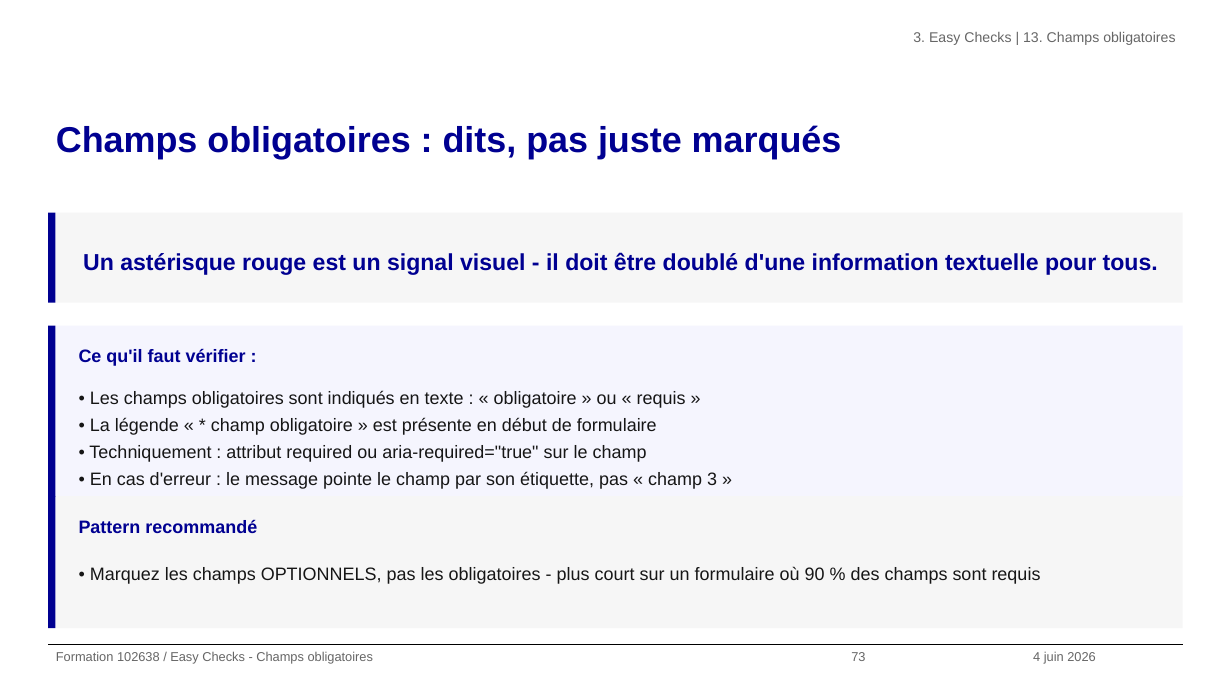
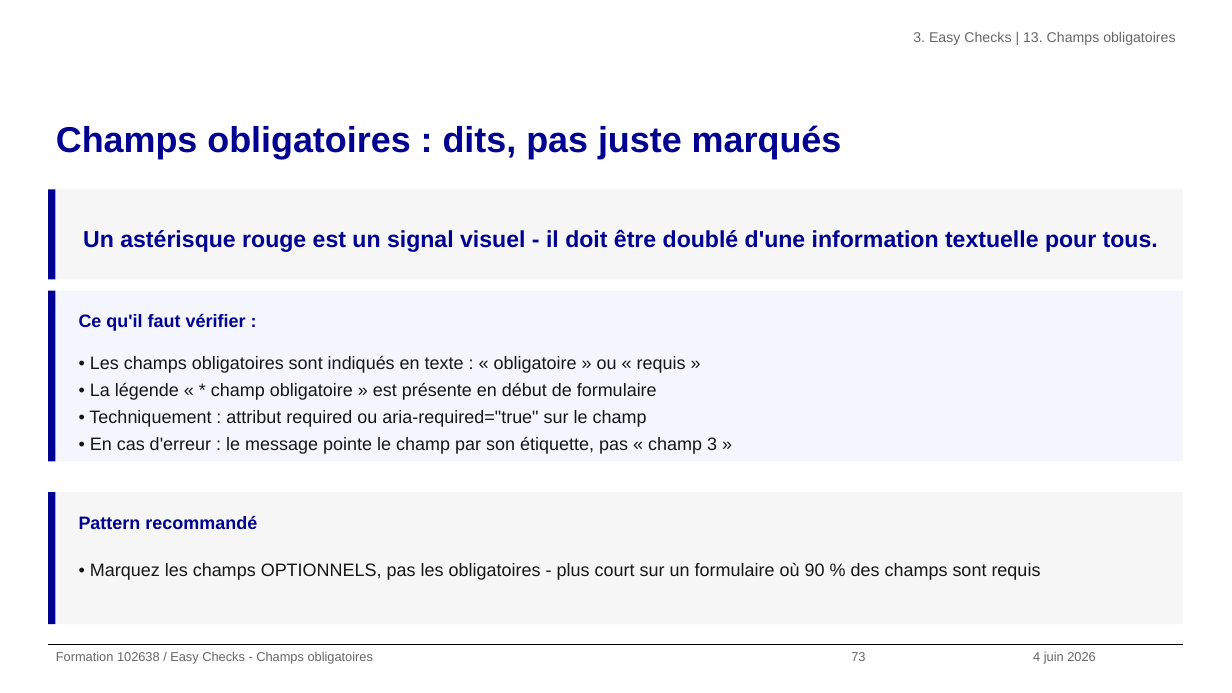
Before and after one commit to alexandra-guiderdoni/usine-fabrication-igpde-102846-ay11, a slide deck: slide 73 of formation-102638-juin-2026.pptx. Drawn at 1232x693 pixels with LibreOffice and Linux fonts; fonts in the diff are those of the drawing; background and template pictures are left out. Boxes give left, top, right and bottom in pixels: in the first picture for what was removed or moved away, otherwise in the second. Text is boxed around its words. In the diff, an @@ line names an element or a change of style, - is before the commit and + after.

```diff
--- a/formation-102638-juin-2026.pptx
+++ b/formation-102638-juin-2026.pptx
@@ 2 rectangles, 1 text: place and size @@
-2 rectangles, 1 text at [48,213,1183,302]
+2 rectangles, 1 text at [48,189,1183,279]
@@ 2 texts, 2 rectangles: place and size @@
-2 texts, 2 rectangles at [48,325,1183,496]
+2 texts, 2 rectangles at [48,291,1183,462]
@@ text "Pattern recommandé": place and size @@
-text "Pattern recommandé" at [79,519,257,533]
+text "Pattern recommandé" at [79,515,257,529]
@@ text "• Marquez les champs OPTIONNELS, ...": place and size @@
-text "• Marquez les champs OPTIONNELS, ..." at [90,566,1041,584]
+text "• Marquez les champs OPTIONNELS, ..." at [90,562,1041,580]
```
Also in this commit, not shown: 17 other slides changed, 29 other files.
